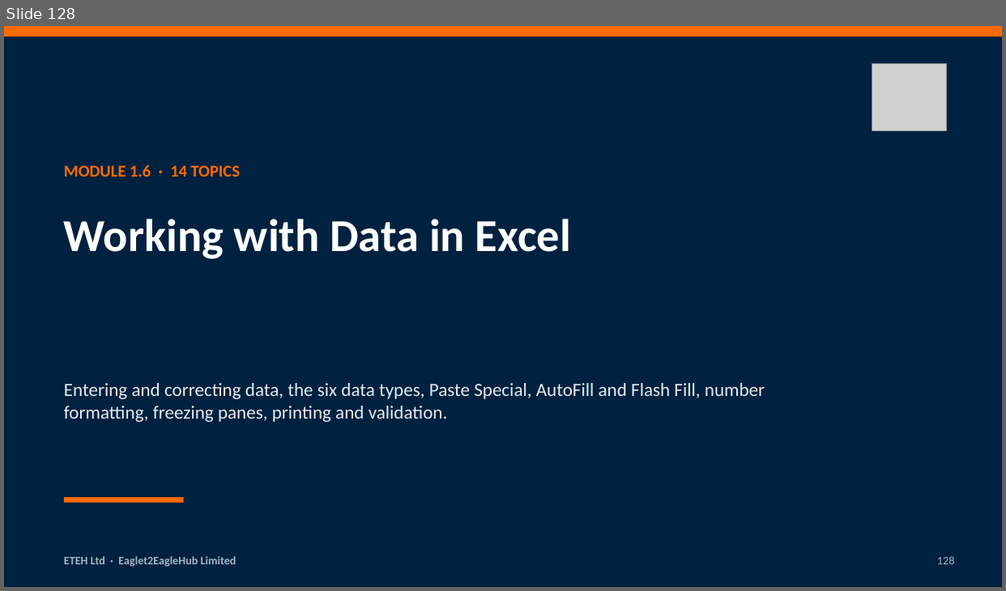
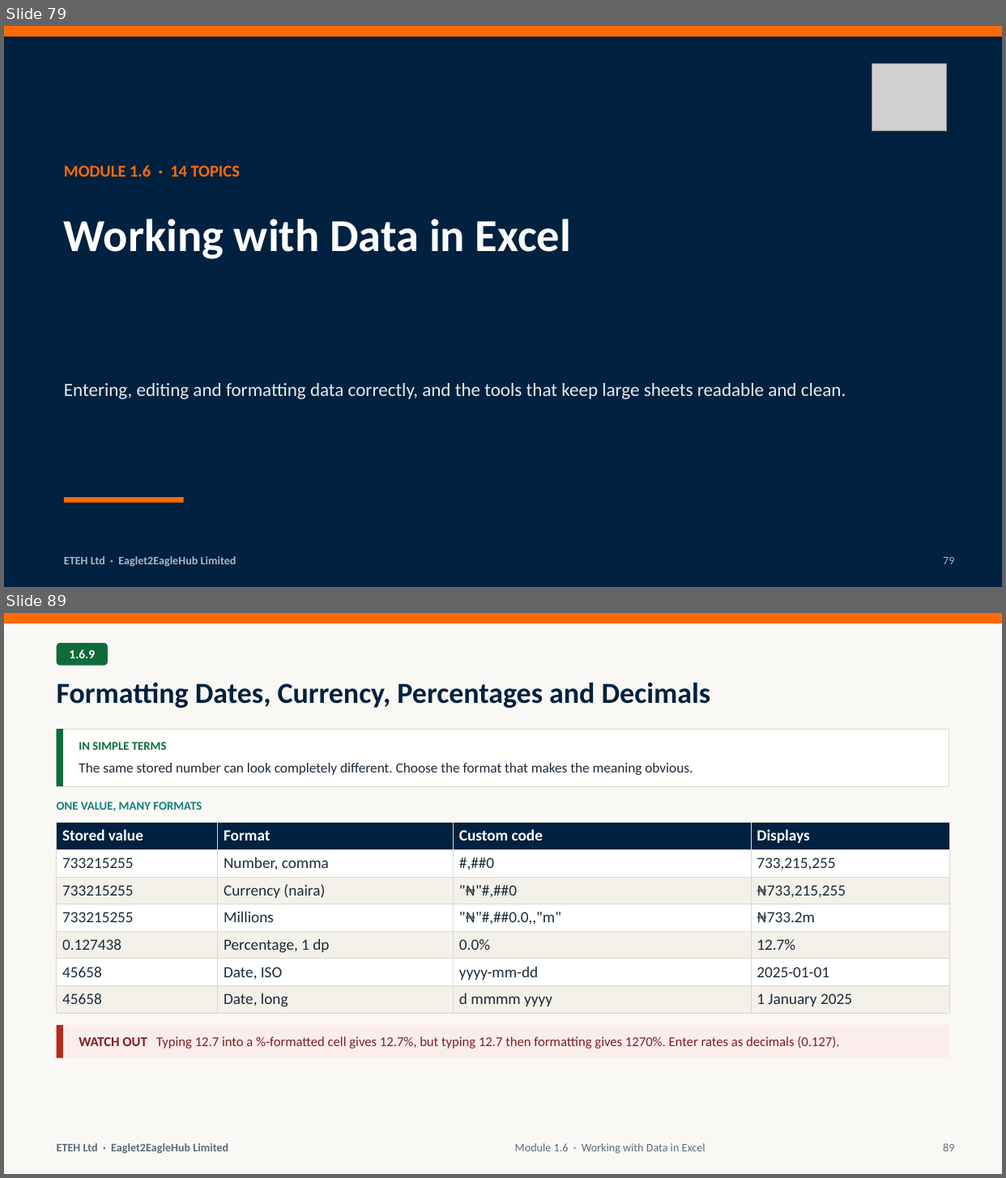
Before and after one commit to MaxiKen/ETEH, a slide deck: ETEH_Bootcamp_Pack/ETEH_Vol1_Week1_Foundations_Slides.pptx. Shown one above the other, each under a label of ours: slide 128 before the commit, slides 79 and 89 after it; the slides between them are not shown. The pictures are 1006x591 and 1006x1178 pixels, drawn with LibreOffice and Linux fonts; fonts in the diff are those of the drawing; grey boxes stand for pictures. Boxes give left, top, right and bottom in pixels: in the first picture for what was removed or moved away, otherwise in the second. Text is boxed around its words. In the diff, an @@ line names an element or a change of style, - is before the commit and + after.

Commit message:
Edition 3, Week 1: new deck (146 slides), self-contained examples workbook, assignment Function Guide
- Deck rebuilt from the ETEH template: one slide per topic, definition / in simple terms / analogy / example only where needed;
  example tables labelled by table name; workbook introduced once at the start of the week.
- Examples workbook rebuilt (02_sec_w1.py + w1x.py + v3/wb_a|b|c.py): all 111 mini-sections covered with steps,
  worked solutions (live formulas), ~220 exercises with live checks, and an answer key per module.
- Assignment: Function Guide sheet for XLOOKUP, AVERAGEIFS, MINIFS, COUNTIFS, EDATE, TEXT, SUMIFS date window, distinct count.
- Fix: tDirtySales has 335 text dates (116 + 106 + 113), not 113.
- README: Edition 3 section.

```diff
--- a/ETEH_Bootcamp_Pack/ETEH_Vol1_Week1_Foundations_Slides.pptx
+++ b/ETEH_Bootcamp_Pack/ETEH_Vol1_Week1_Foundations_Slides.pptx
@@ slide 89 added at (4, 613, 1002, 1174), background #FAF8F4 @@
@@ rectangle added at (4, 613, 1002, 624), fill #FF6B00 @@
@@ rounded rectangle added at (57, 643, 108, 666), fill #0F6B3A @@
@@ text added at (69, 649, 95, 658), 12 pt, text #FFFFFF, bold @@
+1.6.9
@@ title added at (57, 682, 711, 708), 28 pt, text #00213F, bold @@
+Formatting Dates, Currency, Percentages and Decimals
@@ rectangle added at (57, 729, 949, 786), fill #FFFFFF, outline #DDD8CC 0.75 pt @@
@@ rectangle added at (57, 729, 63, 786), fill #0F6B3A @@
@@ text added at (79, 742, 167, 750), 11.5 pt, text #0F6B3A, bold @@
+IN SIMPLE TERMS
@@ text added at (79, 763, 692, 775), 13.5 pt, text #1B2B3A @@
+The same stored number can look completely different. Choose the format that makes the meaning obvious.
@@ text added at (57, 802, 202, 811), 11.5 pt, text #13807A, bold @@
+ONE VALUE, MANY FORMATS
@@ table added at (57, 823, 949, 1013), 7 rows, 4 columns @@
+Stored value | Format | Custom code | Displays
+733215255 | Number, comma | #,##0 | 733,215,255
+733215255 | Currency (naira) | "₦"#,##0 | ₦733,215,255
+733215255 | Millions | "₦"#,##0.0,,"m" | ₦733.2m
+0.127438 | Percentage, 1 dp | 0.0% | 12.7%
+45658 | Date, ISO | yyyy-mm-dd | 2025-01-01
+45658 | Date, long | d mmmm yyyy | 1 January 2025
@@ rectangle added at (57, 1025, 949, 1059), fill #FBEDEC @@
@@ rectangle added at (57, 1025, 63, 1059), fill #B42B1E @@
@@ text added at (79, 1037, 839, 1049), 13 pt, text #7B1F28 @@
+WATCH OUT Typing 12.7 into a %-formatted cell gives 12.7%, but typing 12.7 then formatting gives 1270%. Enter rates as decimals (0.127).
@@ text added at (57, 1144, 228, 1154), 11 pt, text #5B6B7A, bold @@
+ETEH Ltd · Eaglet2EagleHub Limited
@@ text added at (515, 1144, 705, 1154), 11 pt, text #5B6B7A @@
+Module 1.6 · Working with Data in Excel
@@ text added at (943, 1144, 954, 1152), 11 pt, text #5B6B7A @@
+89
@@ what was slide 128 is now slide 79 @@
@@ slide 79 changed as well @@
@@ text at (64, 383, 846, 399): text changed @@
-Entering and correcting data, the six data types, Paste Special, AutoFill and Flash Fill, number formatting, freezing panes, printing and validation.
+Entering, editing and formatting data correctly, and the tools that keep large sheets readable and clean.
@@ text at (943, 557, 954, 565): text changed @@
-128
+79
```
Also in this commit, not shown: 13 other slides changed, 131 other slides added, 222 slides removed, 20 other files.
